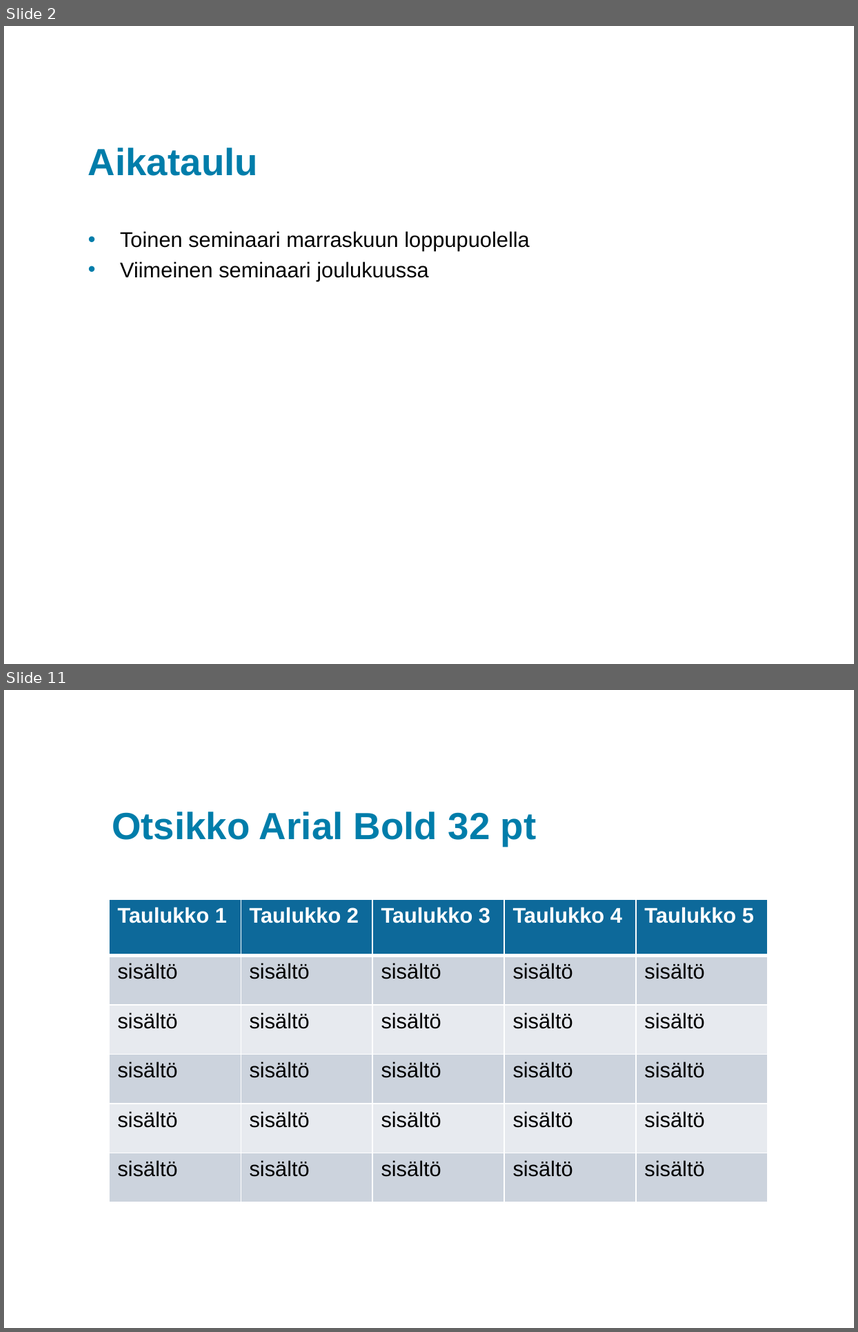
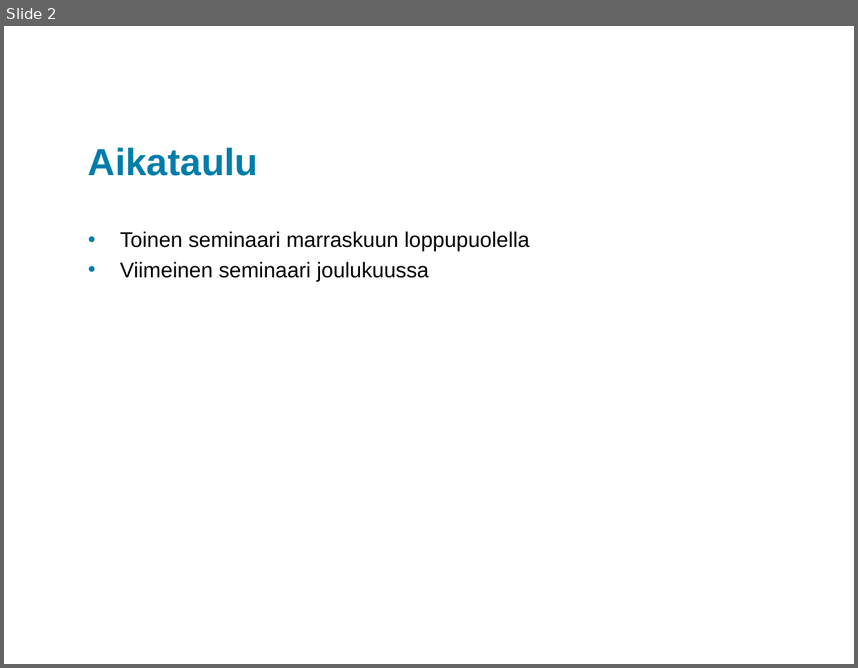
Before and after one commit to king784/GLJRPG, a slide deck: Presentation/GLJRPGSeminaariXAMK.pptx. Shown one above the other, each under a label of ours: slides 2 and 11 before the commit, slide 2 after it; the slides between them are not shown. The pictures are 858x1332 and 858x668 pixels, drawn with LibreOffice and Linux fonts; fonts in the diff are those of the drawing; background and template pictures are left out. Boxes give left, top, right and bottom in pixels: in the first picture for what was removed or moved away, otherwise in the second. Text is boxed around its words. In the diff, an @@ line names an element or a change of style, - is before the commit and + after.

```diff
--- a/Presentation/GLJRPGSeminaariXAMK.pptx
+++ b/Presentation/GLJRPGSeminaariXAMK.pptx
@@ slide 11 removed at [4,690,854,1328], background #FFFFFF @@
@@ title removed at [112,811,537,846] @@
-Otsikko Arial Bold 32 pt
@@ table removed at [110,899,769,1206], 6 rows, 5 columns @@
-Taulukko 1 | Taulukko 2 | Taulukko 3 | Taulukko 4 | Taulukko 5
-sisältö | sisältö | sisältö | sisältö | sisältö
-sisältö | sisältö | sisältö | sisältö | sisältö
-sisältö | sisältö | sisältö | sisältö | sisältö
-sisältö | sisältö | sisältö | sisältö | sisältö
-sisältö | sisältö | sisältö | sisältö | sisältö
```
Also in this commit, not shown: 1 slide changed, 3 slides added, 7 other slides removed.
